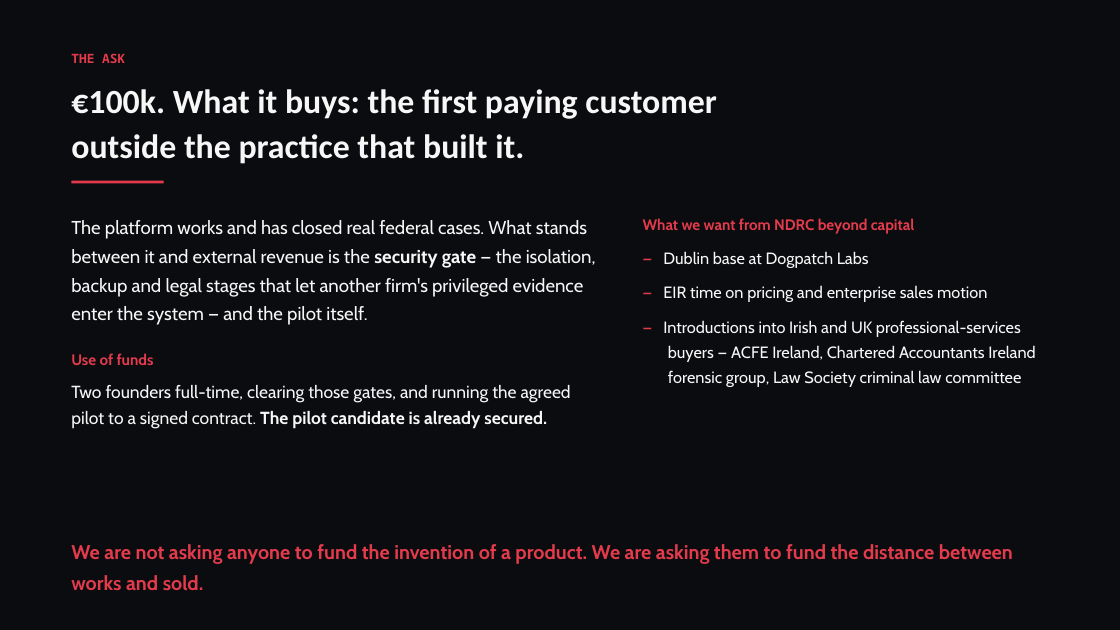
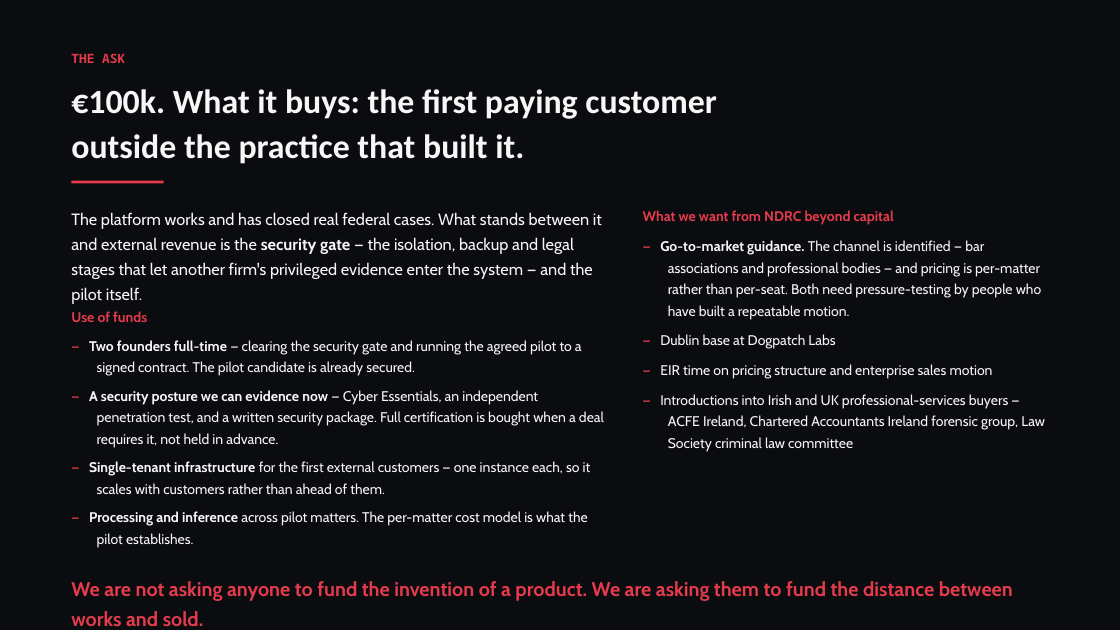
Before and after one commit to conorbowles51/owl-n4j, a slide deck: slide 10 of Loupe-NDRC-deck.pptx. Drawn at 1120x630 pixels with LibreOffice and Linux fonts; fonts in the diff are those of the drawing. Boxes give left, top, right and bottom in pixels: in the first picture for what was removed or moved away, otherwise in the second. Text is boxed around its words. In the diff, an @@ line names an element or a change of style, - is before the commit and + after.

```diff
--- a/Loupe-NDRC-deck.pptx
+++ b/Loupe-NDRC-deck.pptx
@@ text "The platform works and has ...": place and size @@
-text "The platform works and has ..." at bbox=[71, 220, 596, 429]
+text "The platform works and has ..." at bbox=[71, 212, 602, 304]
@@ text "The platform works and has ..." at bbox=[71, 212, 602, 304]: size 16 to 14 pt @@
@@ text "What we want from NDRC ...": place and size @@
-text "What we want from NDRC ..." at bbox=[643, 218, 1035, 387]
+text "What we want from NDRC ..." at bbox=[643, 210, 1045, 452]
@@ text at bbox=[643, 210, 1045, 452]: size 13 to 12 pt in "What we want from NDRC beyond capital"; size 14 to 12 pt in "— Dublin base at Dogpatch Labs", "— Introductions into Irish and UK professional-services ..."; less space between paragraphs @@
@@ text at bbox=[660, 240, 1041, 320]: paragraph added @@
+— Go-to-market guidance. The channel is identified — bar associations and professional bodies — and pricing is per-matter rather than per-seat. Both need pressure-testing by people who have built a repeatable motion.
@@ text added at bbox=[71, 311, 604, 548], 12 pt, text #F7F7F8 @@
+Use of funds
+— Two founders full-time — clearing the security gate and running the agreed pilot to a signed contract. The pilot candidate is already secured.
+— A security posture we can evidence now — Cyber Essentials, an independent penetration test, and a written security package. Full certification is bought when a deal requires it, not held in advance.
+— Single-tenant infrastructure for the first external customers — one instance each, so it scales with customers rather than ahead of them.
+— Processing and inference across pilot matters. The per-matter cost model is what the pilot establishes.
@@ text at bbox=[71, 353, 571, 429]: paragraphs removed @@
-Use of funds
-Two founders full-time, clearing those gates, and running the agreed pilot to a signed contract. The pilot candidate is already secured.
@@ text at bbox=[660, 364, 993, 379]: text changed; size 14 to 12 pt @@
-— EIR time on pricing and enterprise sales motion
+— EIR time on pricing structure and enterprise sales motion
@@ text "We are not asking anyone ...": place and size @@
-text "We are not asking anyone ..." at bbox=[71, 544, 1013, 590]
+text "We are not asking anyone ..." at bbox=[71, 581, 1013, 626]
```
Also in this commit, not shown: 3 other files.
